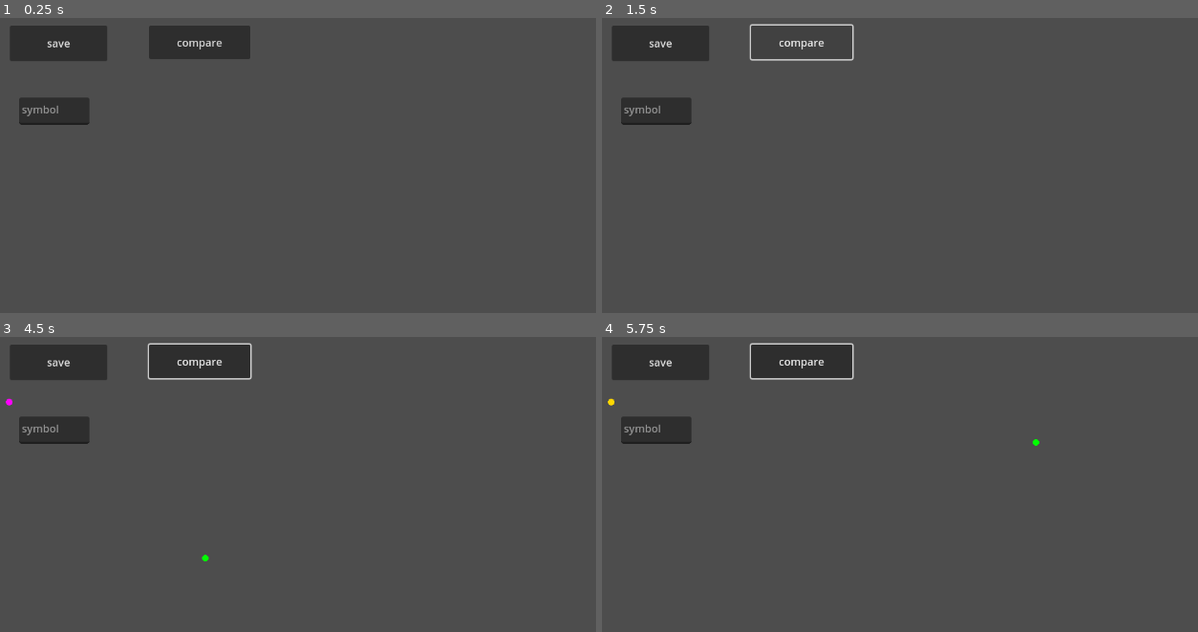
Above: before the commit, frames 1-4 (two rows, left to right).
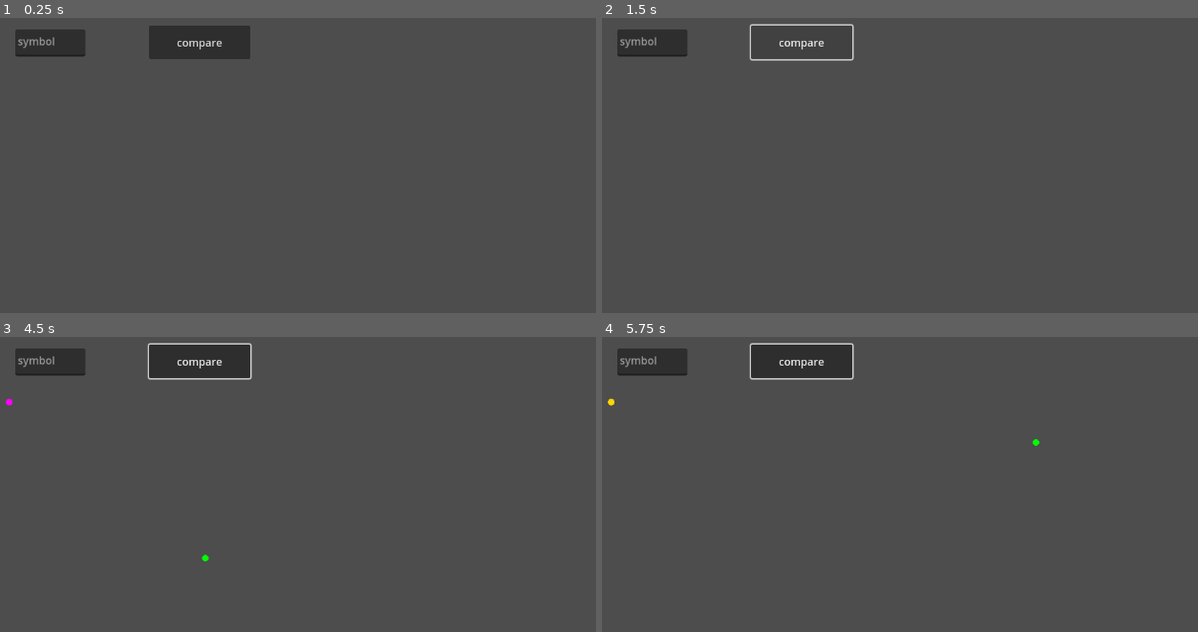
Above: after the commit, the same moments.

Repository: uprun/GRAIL-like
Game: Godot game, scene res://main.tscn
Two runs of this game, one before a commit and one after it. Both use one fixed random seed, a clock stepped at 60 frames per second and the inputs below.
Inputs (mouse positions are in pixels of both pictures, inside the frame that each line leads up to):
- Up to frame 1 (0.25 s): no input
- Up to frame 2 (1.5 s): click (661, 44) at 0.5 s, where only the run before the commit has a clickable "save"; click "compare" at 1.25 s
- Up to frame 3 (4.5 s): click "compare" at 2 s; click "compare" at 2.75 s; tap Enter at 3.5 s; move the mouse to (524, 516) at 3.52 s; click (524, 516) at 3.67 s; tap Space at 4.25 s; move the mouse to (202, 558) at 4.27 s; click (202, 558) at 4.42 s
- Up to frame 4 (5.75 s): tap Enter at 5 s; move the mouse to (1037, 443) at 5.02 s; click (1037, 443) at 5.17 s

The runs differ from the first frame. In frame 1, 2.0% of the frame differs, in the area x 1-18%, y 2-37%; in frame 2, 2.0%; in frame 3, 2.0%; in frame 4, 2.0%.

Commit message:
2024-12-20--23h29m30s

Diff:
--- a/main.tscn
+++ b/main.tscn
@@ -4,15 +4,6 @@
 
 [node name="Node2D" type="Node2D"]
 script = ExtResource("1_57xpm")
-
-[node name="Button" type="Button" parent="."]
-offset_left = 51.0
-offset_top = 33.0
-offset_right = 198.0
-offset_bottom = 87.0
-button_mask = 7
-text = "save
-"
 
 [node name="compare" type="Button" parent="."]
 offset_left = 261.0
@@ -23,10 +14,10 @@
 text = "compare"
 
 [node name="TextEdit" type="TextEdit" parent="."]
-offset_left = 65.0
-offset_top = 142.0
-offset_right = 171.0
-offset_bottom = 183.0
+offset_left = 59.0
+offset_top = 39.0
+offset_right = 165.0
+offset_bottom = 80.0
 placeholder_text = "symbol"
 
 [connection signal="button_down" from="compare" to="." method="_on_compare_button_down"]
